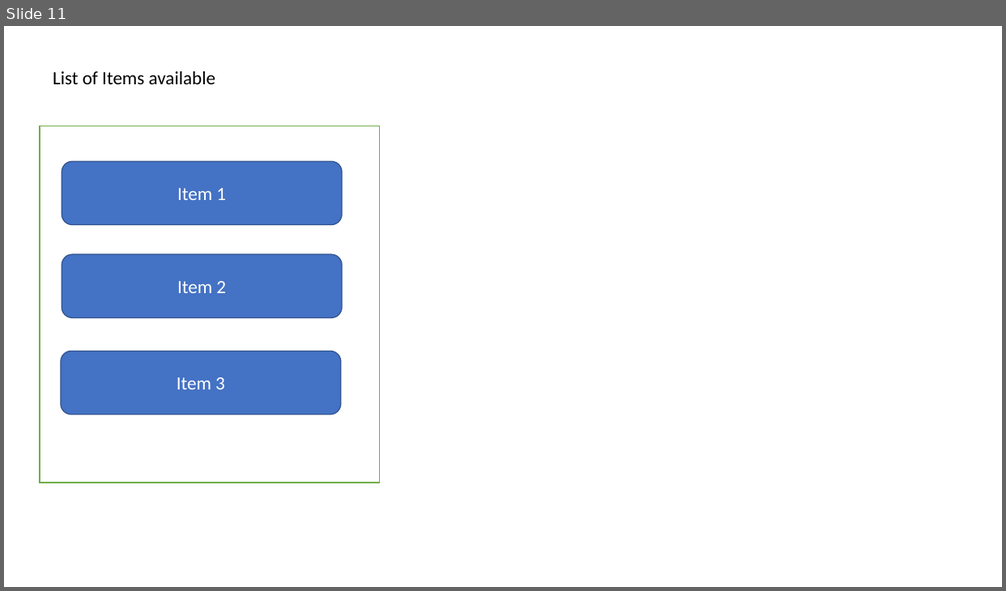
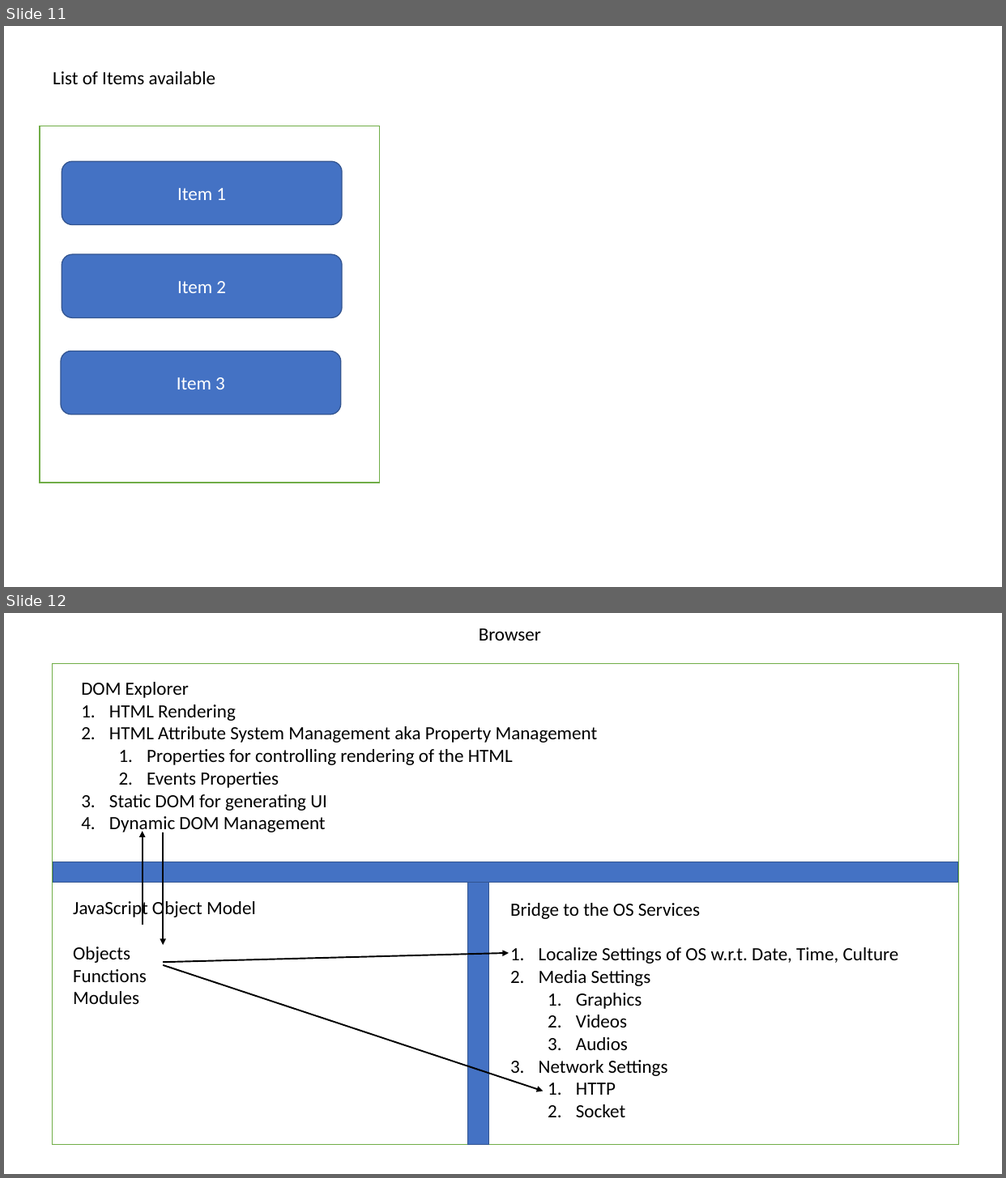
Before and after one commit to maheshsabnis/blazemarch2021, a slide deck: SpotPPTs.pptx. Shown one above the other, each under a label of ours: slide 11 before the commit, slides 11 and 12 after it. The pictures are 1006x591 and 1006x1178 pixels, drawn with LibreOffice and Linux fonts; fonts in the diff are those of the drawing. Boxes give left, top, right and bottom in pixels: in the first picture for what was removed or moved away, otherwise in the second. Text is boxed around its words. In the diff, an @@ line names an element or a change of style, - is before the commit and + after.

```diff
--- a/SpotPPTs.pptx
+++ b/SpotPPTs.pptx
@@ slide 12 added at bbox=[4, 613, 1002, 1174], background #FFFFFF @@
@@ text added at bbox=[479, 628, 541, 641], 18 pt, text #000000 @@
+Browser
@@ rectangle added at bbox=[53, 664, 958, 1145], fill #FFFFFF, outline #70AD47 1 pt @@
@@ text added at bbox=[81, 682, 598, 835], 18 pt, text #000000 @@
+DOM Explorer
+1. HTML Rendering
+2. HTML Attribute System Management aka Property Management
+  1. Properties for controlling rendering of the HTML
+  2. Events Properties
+3. Static DOM for generating UI
+4. Dynamic DOM Management
@@ arrow added from (143, 925) to (143, 831), #000000 1.5 pt @@
@@ arrow added from (163, 833) to (163, 945), #000000 1.5 pt @@
@@ rectangle added at bbox=[53, 862, 958, 883], fill #4472C4, outline #325491 1 pt @@
@@ text added at bbox=[73, 899, 256, 1004], 18 pt, text #000000 @@
+JavaScript Object Model
+Objects
+Functions
+Modules
@@ rectangle added at bbox=[468, 883, 489, 1144], fill #4472C4, outline #325491 1 pt @@
@@ text added at bbox=[510, 903, 899, 1118], 18 pt, text #000000 @@
+Bridge to the OS Services
+1. Localize Settings of OS w.r.t. Date, Time, Culture
+2. Media Settings
+  1. Graphics
+  2. Videos
+  3. Audios
+3. Network Settings
+  1. HTTP
+  2. Socket
@@ arrow added from (163, 963) to (509, 953), #000000 1.5 pt @@
@@ arrow added from (163, 965) to (543, 1092), #000000 1.5 pt @@
```
Also in this commit, not shown: 23 other files.
